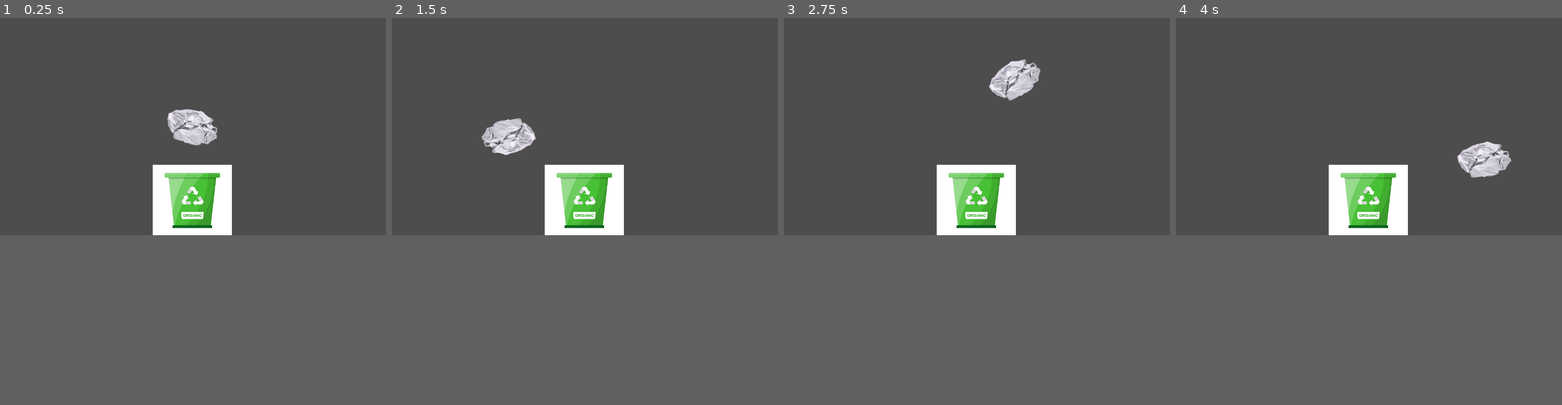
Above: before the commit, frames 1-4 (left to right).
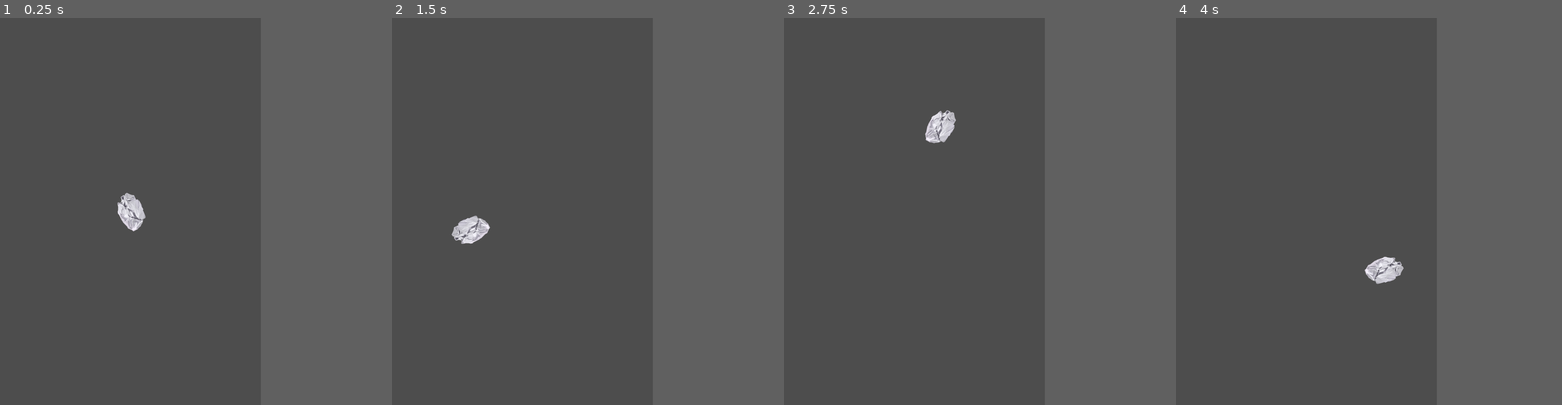
Above: after the commit, the same moments.

Repository: alexalotl/BinJA
Game: Godot game, scene res://node_2d.tscn
The game is run twice, just before and just after one commit, with the same random seed, the same clock (stepped at 60 frames per second) and the same inputs.
Inputs (mouse positions are in pixels of both pictures, inside the frame that each line leads up to):
- Up to frame 1 (0.25 s): no input
- Up to frame 2 (1.5 s): tap Enter at 0.5 s; move the mouse to (669, 114) at 0.52 s; tap Space at 1.25 s; move the mouse to (507, 137) at 1.27 s
- Up to frame 3 (2.75 s): tap Enter at 2 s; move the mouse to (1015, 79) at 2.02 s
- Up to frame 4 (4 s): tap Space at 2.75 s; move the mouse to (1349, 168) at 2.77 s; tap Enter at 3.5 s; move the mouse to (1484, 157) at 3.52 s
In our replay, the window is 799x449 before the commit and 540x800 after it. These sizes can differ from the game's own. Grey fills any space a smaller window leaves; there, only what the larger window draws over its background counts as a difference.

The runs differ from the first frame. In frame 1, 5.1% of the frame differs, in the area x 30-61%, y 23-57%; in frame 2, 5.1%, in the area x 15-61%, y 25-59%; in frame 3, 5.1%; in frame 4, 5.1%.

Commit message:
Branch UI

Diff:
--- a/Trash Samurai/node_2d.tscn
+++ b/Trash Samurai/node_2d.tscn
@@ -1,28 +1,18 @@
-[gd_scene load_steps=6 format=3 uid="uid://c7b3kw6qanas7"]
+[gd_scene load_steps=4 format=3 uid="uid://c7b3kw6qanas7"]
 
 [ext_resource type="Texture2D" uid="uid://m3mlxn1w73ca" path="res://assets/recycle bin.jpg" id="1_1it6p"]
 [ext_resource type="Texture2D" uid="uid://7puaeiocmmge" path="res://assets/paper.png" id="2_twnah"]
 [ext_resource type="Script" path="res://Paper.gd" id="3_dwmax"]
-[ext_resource type="Script" path="res://BinCollision.gd" id="4_ql0ic"]
-
-[sub_resource type="CircleShape2D" id="CircleShape2D_tt8fq"]
-radius = 195.608
 
 [node name="Node2D" type="Node2D"]
 
 [node name="Recycle Bin" type="Sprite2D" parent="."]
-position = Vector2(574, 545)
+position = Vector2(494, 2283)
 scale = Vector2(0.655556, 0.594444)
 texture = ExtResource("1_1it6p")
 
 [node name="Paper" type="Sprite2D" parent="."]
-position = Vector2(178, 192)
+position = Vector2(809, 1578)
 scale = Vector2(0.066896, 0.0468418)
 texture = ExtResource("2_twnah")
 script = ExtResource("3_dwmax")
-
-[node name="BinCollision" type="CollisionShape2D" parent="Paper"]
-position = Vector2(5919.63, 7536.01)
-scale = Vector2(9.79962, 12.6905)
-shape = SubResource("CircleShape2D_tt8fq")
-script = ExtResource("4_ql0ic")
--- a/Trash Samurai/project.godot
+++ b/Trash Samurai/project.godot
@@ -15,6 +15,13 @@
 config/features=PackedStringArray("4.0", "Mobile")
 config/icon="res://icon.svg"
 
+[display]
+
+window/size/viewport_width=1080
+window/size/viewport_height=2400
+window/handheld/orientation=1
+
 [rendering]
 
 renderer/rendering_method="mobile"
+textures/vram_compression/import_etc2_astc=true
Not shown, added: Trash Samurai/export_presets.cfg
